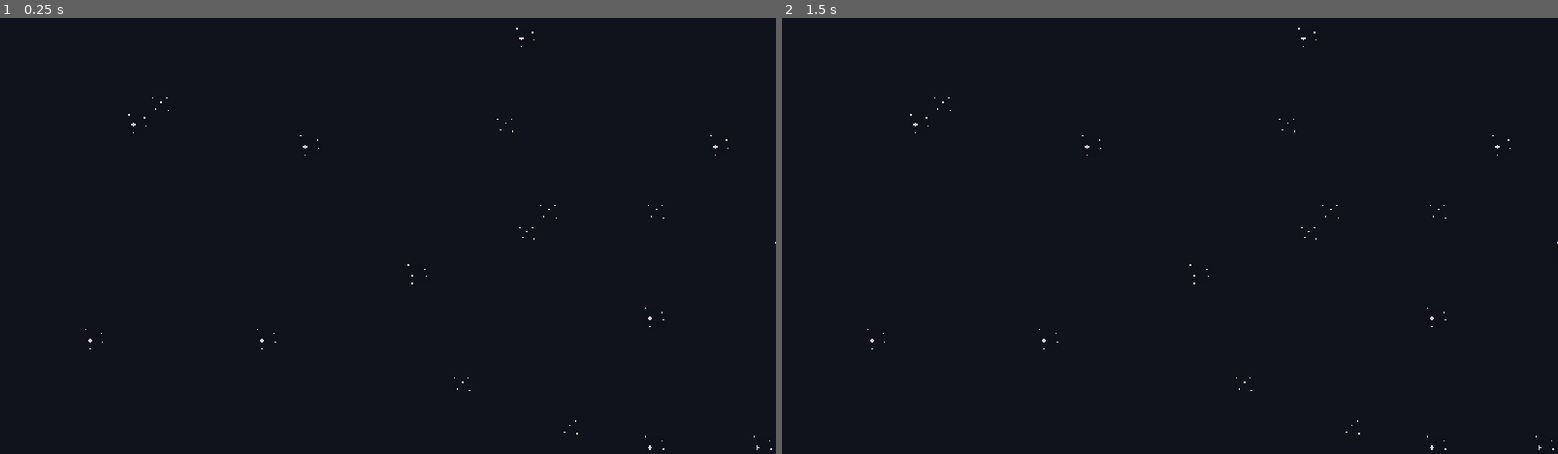
Above: before the commit, frames 1-2 (left to right).
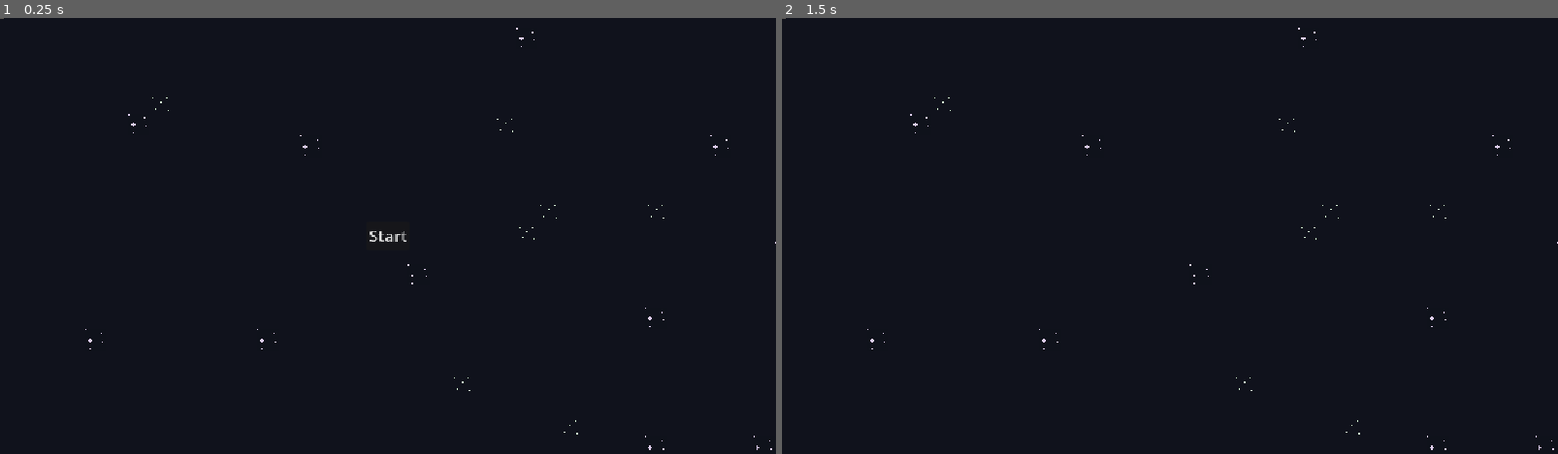
Above: after the commit, the same moments.

Repository: Shaedow2000/Pong-Godot
Game: Godot game, scene res://scenes/main.tscn
The game is run twice, just before and just after one commit, with the same random seed, the same clock (stepped at 60 frames per second) and the same inputs.
Inputs (mouse positions are in pixels of both pictures, inside the frame that each line leads up to):
- Up to frame 1 (0.25 s): no input
- Up to frame 2 (1.5 s): click (1170, 236) at 0.5 s, where only the run after the commit has a clickable "Start"; tap Enter at 1.25 s

The runs differ from the first frame. In frame 1, less than 0.1% of the frame differs, in the area x 0-53%, y 0-52%; in frame 2, less than 0.1%.

Commit message:
feat: place game scene

Diff:
--- a/scenes/main.tscn
+++ b/scenes/main.tscn
@@ -1,6 +1,8 @@
 [gd_scene format=4 uid="uid://ceu771rqxpk0b"]
 
 [ext_resource type="Texture2D" uid="uid://l4y43ya7xmrn" path="res://assets/sprites.png" id="1_o5qli"]
+[ext_resource type="PackedScene" uid="uid://djwewioeynbpj" path="res://scenes/game.tscn" id="2_0wfyh"]
+[ext_resource type="PackedScene" uid="uid://5aa1urh883ee" path="res://scenes/game_start_hud.tscn" id="3_sugp2"]
 
 [sub_resource type="TileSetAtlasSource" id="TileSetAtlasSource_0wfyh"]
 texture = ExtResource("1_o5qli")
@@ -24,3 +26,8 @@
 [node name="TileMapLayer" type="TileMapLayer" parent="." unique_id=75898885]
 tile_map_data = PackedByteArray("AAAAAAAAAAADAAAAAAAAAAEAAAADAAAAAAAAAAIAAAADAAAAAAAAAAMAAAADAAAAAAAAAAQAAAADAAAAAAAAAA …(47152 unchanged characters)…
 tile_set = SubResource("TileSet_sugp2")
+
+[node name="Game" parent="." unique_id=1517308298 instance=ExtResource("2_0wfyh")]
+
+[node name="GameStartHUD" parent="." unique_id=1175983253 node_paths=PackedStringArray("game") instance=ExtResource("3_sugp2")]
+game = NodePath("../Game")
